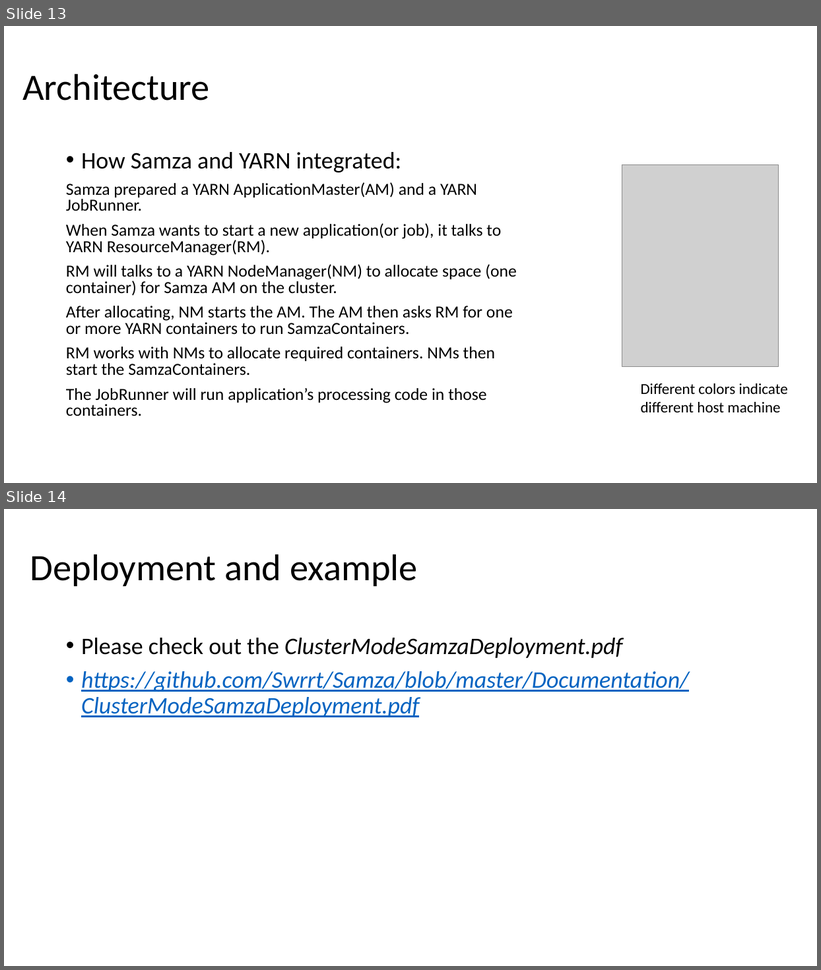
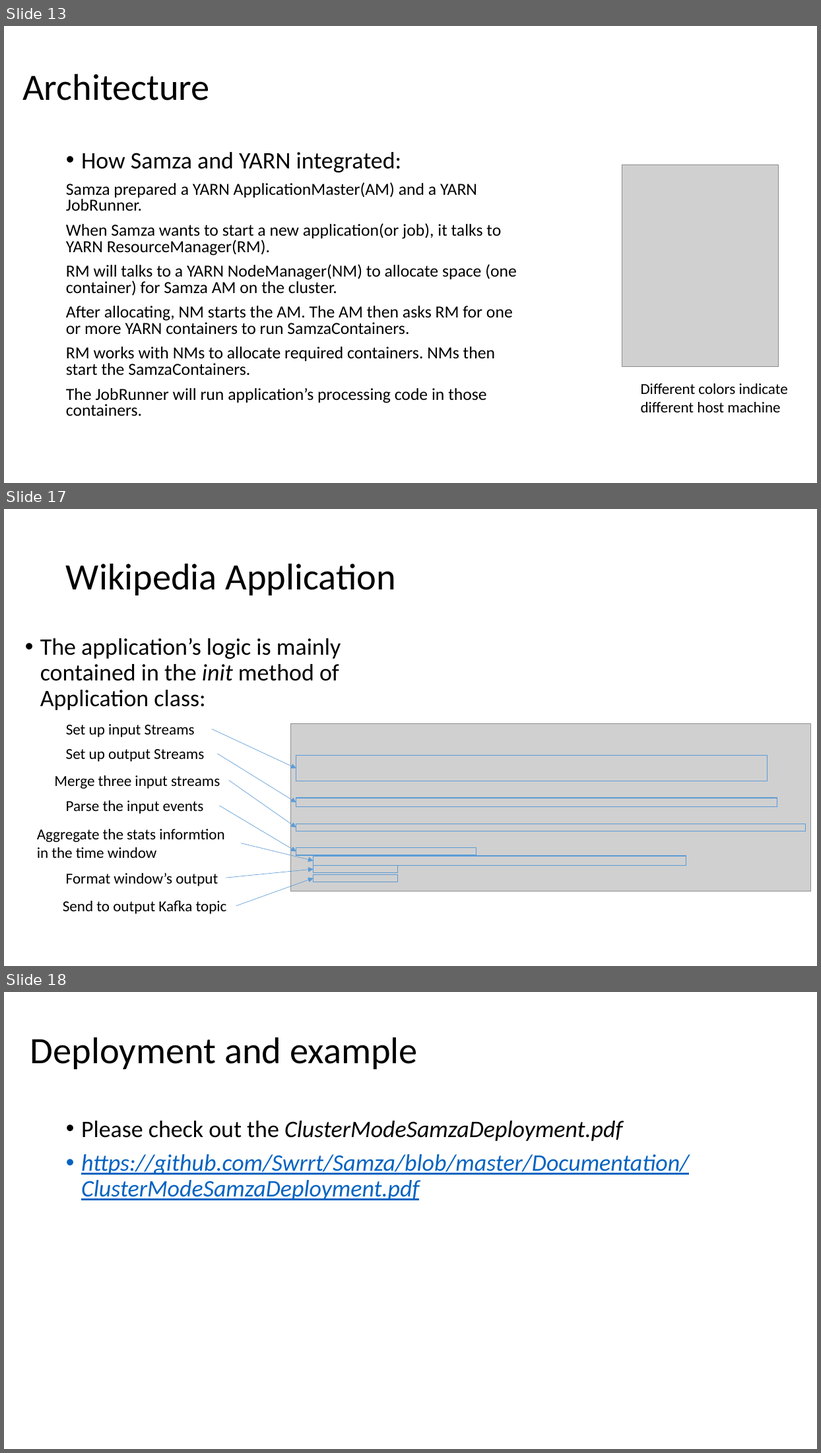
Before and after one commit to Swrrt/Samza-Documents, a slide deck: Documentation/SamzaStructure.pptx. Shown one above the other, each under a label of ours: slides 13 and 14 before the commit, slides 13, 17 and 18 after it; the slides between them are not shown. The pictures are 821x970 and 821x1453 pixels, drawn with LibreOffice and Linux fonts; fonts in the diff are those of the drawing; grey boxes stand for pictures. Boxes give left, top, right and bottom in pixels: in the first picture for what was removed or moved away, otherwise in the second. Text is boxed around its words. In the diff, an @@ line names an element or a change of style, - is before the commit and + after.

Commit message:
Reorganize the StreamGraph part for better understanding

```diff
--- a/Documentation/SamzaStructure.pptx
+++ b/Documentation/SamzaStructure.pptx
@@ slide 17 added at bbox=[4, 509, 817, 966], background #FFFFFF @@
@@ title added at bbox=[66, 563, 397, 595], 44 pt, text #000000 @@
+Wikipedia Application
@@ text added at bbox=[40, 638, 341, 710], 28 pt, text #000000 @@
+• The application’s logic is mainly contained in the init method of Application class:
@@ text added at bbox=[66, 724, 195, 737], 18 pt, text #000000 @@
+Set up input Streams
@@ picture added at bbox=[290, 723, 811, 891] @@
@@ arrow added from (212, 729) to (296, 768), #5B9BD5 0.5 pt @@
@@ text added at bbox=[66, 749, 204, 762], 18 pt, text #000000 @@
+Set up output Streams
@@ arrow added from (217, 754) to (296, 803), #5B9BD5 0.5 pt @@
@@ rectangle added at bbox=[296, 756, 768, 782], outline #5B9BD5 1 pt @@
@@ text added at bbox=[54, 776, 220, 789], 18 pt, text #000000 @@
+Merge three input streams
@@ arrow added from (229, 780) to (296, 828), #5B9BD5 0.5 pt @@
@@ text added at bbox=[66, 801, 204, 814], 18 pt, text #000000 @@
+Parse the input events
@@ rectangle added at bbox=[296, 798, 778, 807], outline #5B9BD5 1 pt @@
@@ arrow added from (219, 806) to (296, 852), #5B9BD5 0.5 pt @@
@@ rectangle added at bbox=[296, 824, 806, 832], outline #5B9BD5 1 pt @@
@@ text added at bbox=[37, 829, 224, 858], 18 pt, text #000000 @@
+Aggregate the stats informtion in the time window
@@ arrow added from (241, 843) to (314, 861), #5B9BD5 0.5 pt @@
@@ rectangle added at bbox=[296, 848, 476, 856], outline #5B9BD5 1 pt @@
@@ rectangle added at bbox=[314, 856, 686, 866], outline #5B9BD5 1 pt @@
@@ text added at bbox=[66, 873, 218, 887], 18 pt, text #000000 @@
+Format window’s output
@@ arrow added from (226, 878) to (314, 869), #5B9BD5 0.5 pt @@
@@ arrow added from (236, 906) to (314, 879), #5B9BD5 0.5 pt @@
@@ rectangle added at bbox=[314, 866, 397, 873], outline #5B9BD5 1 pt @@
@@ rectangle added at bbox=[314, 875, 397, 883], outline #5B9BD5 1 pt @@
@@ text added at bbox=[63, 900, 227, 914], 18 pt, text #000000 @@
+Send to output Kafka topic
@@ what was slide 14 is now slide 18 @@
```
Also in this commit, not shown: 2 slides changed, 5 other slides added.
